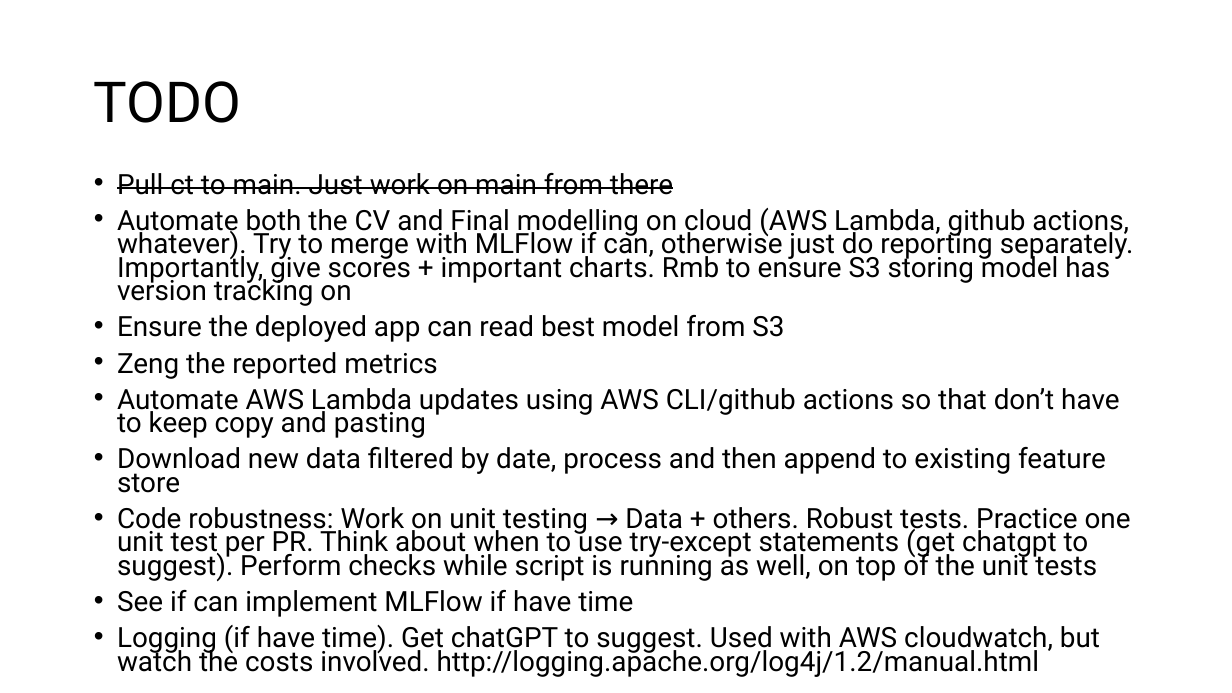
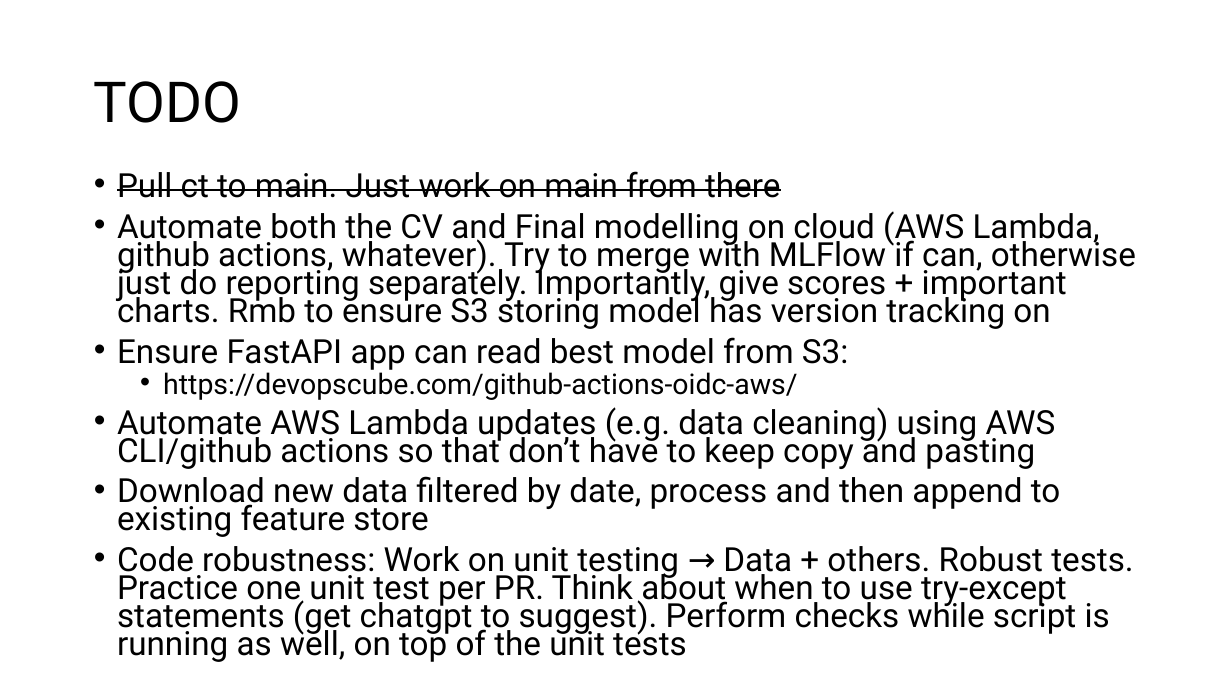
Before and after one commit to ziyu-toh/hdb-resale-prediction, a slide deck: slide 7 of docs/Architecture Overview.pptx. Drawn at 1232x693 pixels with LibreOffice and Linux fonts; fonts in the diff are those of the drawing. Boxes give left, top, right and bottom in pixels: in the first picture for what was removed or moved away, otherwise in the second. Text is boxed around its words. In the diff, an @@ line names an element or a change of style, - is before the commit and + after.

Commit message:
set up OIDC + code  to push function to lambda and test yaml for OIDC

```diff
--- a/docs/Architecture Overview.pptx
+++ b/docs/Architecture Overview.pptx
@@ text at (117, 171, 1136, 662): size 21.7 to 25.9 pt in "Pull ct to main. Just work on ...", "Automate both the CV and Final modelling ...", "Download new data filtered by date, process ...", "Code robustness: Work on unit testing → ..." @@
@@ text at (117, 337, 1056, 469): text changed; size 21.7 to 25.9 pt @@
-• Ensure the deployed app can read best model from S3
-• Zeng the reported metrics
-• Automate AWS Lambda updates using AWS CLI/github actions so that don’t have to keep copy and pasting
+• Ensure FastAPI app can read best model from S3:
+  • https://devopscube.com/github-actions-oidc-aws/
+• Automate AWS Lambda updates (e.g. data cleaning) using AWS CLI/github actions so that don’t have to keep copy and pasting
@@ text at (117, 590, 1100, 677): paragraphs removed @@
-• See if can implement MLFlow if have time
-• Logging (if have time). Get chatGPT to suggest. Used with AWS cloudwatch, but watch the costs involved. http://logging.apache.org/log4j/1.2/manual.html
```
Also in this commit, not shown: 1 slide added, 4 other files.
